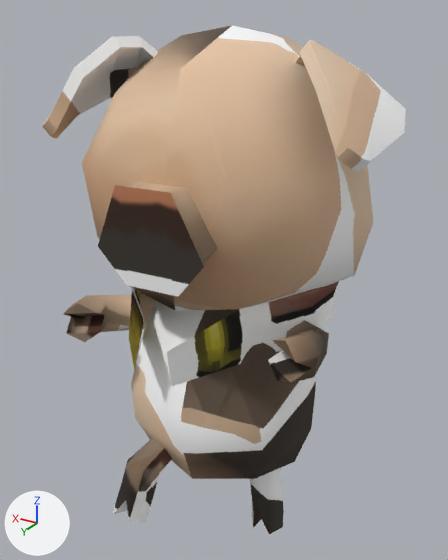
What one commit did to the OBJ model Models/seperated/pig towel 1.obj.
One viewpoint serves both versions: a camera (50 mm lens) standing at (0.905, -1.254, 15.166) and looking at (1.935, -2.97, 14.308). Every picture has the same lights, and +X, +Y and +Z are marked at lower left. Where no turn or scale is listed for an object, it has been applied to the vertices.

The scene before the commit, as lines of its bpy script (objects in view):
```python
me_pig_towel_1 = bpy.data.meshes.new('pig towel 1')
me_pig_towel_1.from_pydata(...)  # 310 vertices, 295 faces; spans x 1.35..2.45, y -3.44..-2.46, z 13.32..15.13
# faces by material slot: [275, 20]
me_pig_towel_1.materials.append(mat_pcube157sg)  # picture img_pig_texture_jpg
me_pig_towel_1.materials.append(mat_polysurface1292sg)  # picture img_death_elevator_jpg
ob_pig_towel_1 = bpy.data.objects.new('pig towel 1', me_pig_towel_1)
ob_pig_towel_1.location = (0.0, 0.0, 0.0)
```
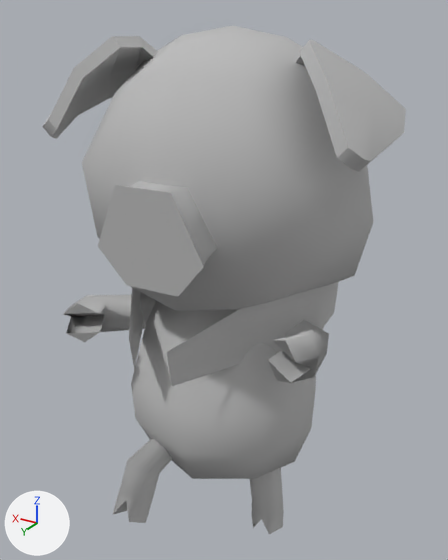
Changed parts and their boxes (x1, y1, x2, y2) in the pictures (448 x 560 px):
```json
{"part": 1, "of": "me_pig_towel_1", "change": "recoloured", "before": [43, 26, 406, 534], "after": [43, 26, 406, 534], "on screen": "beige to grey"}
{"part": 2, "of": "me_pig_towel_1", "change": "recoloured", "before": [129, 282, 339, 386], "after": [129, 282, 339, 386]}
```

Scene script edits in JSON lines:
```json
{"op": "add", "block": "mat_lambert66sg", "code": ["mat_lambert66sg = principled_material('lambert66SG')", "mat_lambert66sg.base_color = (0.5, 0.5, 0.5)  # grey #bcbcbc", "mat_lambert66sg.roughness = 1.0"]}
{"block": "me_pig_towel_1", "where": "me_pig_towel_1.from_pydata(...)  # 310 vertices, 295 faces; spans x 1.35..2.45, y -3.44..-2.46, z 13.32..15.13"}
{"block": "me_pig_towel_1", "where": "# used by ob_pig_towel_1; location = (0.0, 0.0, 0.0)"}
{"block": "me_pig_towel_1", "change": "me_pig_towel_1 part 1: all 275 faces that had it switch from mat_pcube157sg (picture img_pig_texture_jpg) to mat_lambert66sg (grey #bcbcbc)"}
{"block": "me_pig_towel_1", "change": "me_pig_towel_1 part 2: all 20 faces that had it switch from mat_polysurface1292sg (picture img_death_elevator_jpg) to mat_lambert66sg (grey #bcbcbc)"}
```
